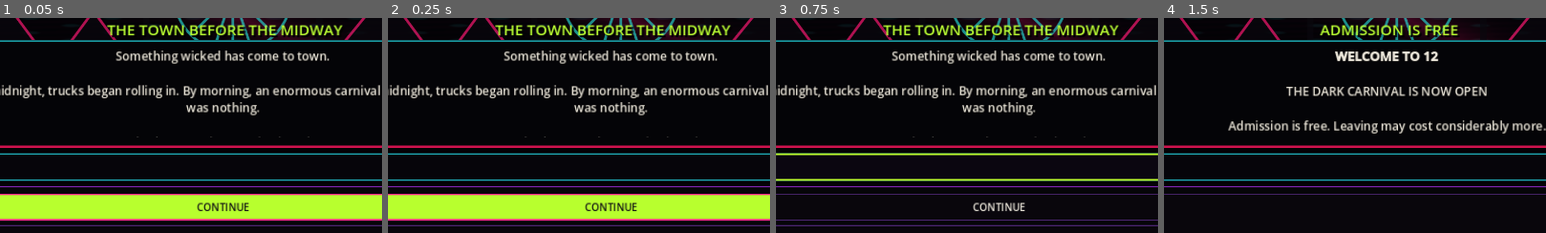
Above: before the commit, frames 1-4 (left to right).
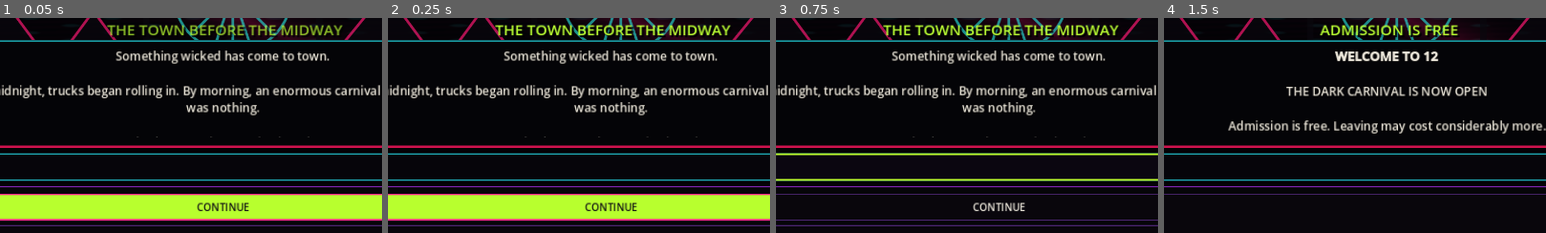
Above: after the commit, the same moments.

Repository: d1inthechamber/Dark-Carnival
Game: Godot game, scene res://scenes/Main.tscn
Two runs of this game, one before a commit and one after it. Both use one fixed random seed, a clock stepped at 60 frames per second and the inputs below.
Inputs (mouse positions are % of the whole screen's width and height, from its top left):
- Up to frame 1 (0.05 s): no input
- Up to frame 2 (0.25 s): no input
- Up to frame 3 (0.75 s): click (50, 72) at 0.52 s; type "12" at 0.6 s
- Up to frame 4 (1.5 s): click "CONTINUE" at 1.25 s
The pictures show only the part of the screen within x 20-70%, y 38-88%; the shares and areas given below are measured in that part.

The runs differ from the first frame. In frame 1, 1.2% of the frame differs, in the area x 28-90%, y 3-9%; in frame 2, nothing differs; in frame 3, nothing differs; in frame 4, nothing differs.

Commit message:
Turn card hand into visual grid and add comic panel motion

Diff:
--- a/scripts/Main.gd
+++ b/scripts/Main.gd
@@ -26,6 +26,7 @@
 @onready var card_hand: PanelContainer = $Margin/VBox/CardHand
 @onready var card_hint: Label = $Margin/VBox/CardHand/Margin/Row/CardHint
 @onready var transition_fx: Control = $TransitionFX
+@onready var comic_frame: PanelContainer = $Margin/VBox/ComicFrame
 
 func _ready() -> void:
 	show_town_prompt()
@@ -120,9 +121,8 @@
 
 func open_card_hand() -> void:
 	current_context = "card_hand"; set_scene("THE CARDS ARE WATCHING"); set_card_shell(true, "Choose carefully. Cards solve problems, but the Carnival remembers how.")
-	story.text = "[center][b]YOUR HAND[/b]\n\nCards resolve immediately. Some solve problems. Some change what kind of problem you have.\n\n[i]D-pad/stick selects • A/Cross plays • B/Circle backs out • LB/RB cycles[/i][/center]"; clear_choices()
-	for card_name in deck: add_choice(card_name + " — " + card_description(card_name), func(): play_card(card_name))
-	add_choice("PUT THE CARDS AWAY", thief_resume)
+	story.text = "[center][b]YOUR HAND[/b]\n\nCards are physical choices now. Pick one and live with what it says about you.\n\n[i]D-pad/stick selects • A/Cross plays • B/Circle backs out • LB/RB cycles[/i][/center]"
+	build_card_grid()
 
 func card_description(card_name: String) -> String:
 	match card_name:
@@ -131,6 +131,74 @@
 		"CARNIVAL SIGHT": return "reveal the danger behind CALL FOR HELP"
 		"BACK DOOR": return "escape encounter; lose Resolve"
 	return "unknown"
+
+func build_card_grid() -> void:
+	clear_choices()
+	var grid := GridContainer.new()
+	grid.columns = 2
+	grid.size_flags_horizontal = Control.SIZE_EXPAND_FILL
+	grid.add_theme_constant_override("h_separation", 10)
+	grid.add_theme_constant_override("v_separation", 10)
+	choices.add_child(grid)
+
+	for card_name in deck:
+		var card := Button.new()
+		card.text = card_title(card_name) + "\n" + card_description(card_name).to_upper()
+		card.custom_minimum_size = Vector2(0, 92)
+		card.size_flags_horizontal = Control.SIZE_EXPAND_FILL
+		card.focus_mode = Control.FOCUS_ALL
+		card.autowrap_mode = TextServer.AUTOWRAP_WORD_SMART
+		apply_card_style(card, card_name)
+		card.pressed.connect(play_card.bind(card_name))
+		grid.add_child(card)
+
+	add_choice("PUT THE CARDS AWAY", thief_resume)
+	call_deferred("focus_first_choice")
+
+func card_title(card_name: String) -> String:
+	match card_name:
+		"HATCHET": return "I  //  HATCHET"
+		"FAYGO BREAK": return "II  //  FAYGO BREAK"
+		"CARNIVAL SIGHT": return "III  //  CARNIVAL SIGHT"
+		"BACK DOOR": return "IV  //  BACK DOOR"
+	return card_name
+
+func card_accent(card_name: String) -> Color:
+	match card_name:
+		"HATCHET": return Color(0.96,0.08,0.22,1)
+		"FAYGO BREAK": return Color(0.1,0.9,0.95,1)
+		"CARNIVAL SIGHT": return Color(0.72,1,0.18,1)
+		"BACK DOOR": return Color(0.72,0.12,0.9,1)
+	return Color(0.95,0.15,0.55,1)
+
+func apply_card_style(button:Button, card_name:String) -> void:
+	var accent := card_accent(card_name)
+	button.add_theme_font_size_override("font_size", 16)
+	button.add_theme_color_override("font_color", Color(0.94,0.92,0.86,1))
+	button.add_theme_color_override("font_focus_color", Color(0.03,0.02,0.04,1))
+	button.add_theme_color_override("font_hover_color", accent)
+	button.add_theme_stylebox_override("normal", make_card_style(Color(0.025,0.018,0.04,1), accent.darkened(0.35), 2))
+	button.add_theme_stylebox_override("hover", make_card_style(Color(0.06,0.025,0.075,1), accent, 3))
+	button.add_theme_stylebox_override("focus", make_card_style(accent, Color(0.98,0.95,0.86,1), 4))
+	button.add_theme_stylebox_override("pressed", make_card_style(accent.darkened(0.2), Color(1,1,1,1), 4))
+
+func make_card_style(bg:Color, border:Color, width:int) -> StyleBoxFlat:
+	var style := StyleBoxFlat.new()
+	style.bg_color = bg
+	style.border_color = border
+	style.border_width_left = width
+	style.border_width_top = width
+	style.border_width_right = width
+	style.border_width_bottom = width
+	style.corner_radius_top_left = 8
+	style.corner_radius_top_right = 8
+	style.corner_radius_bottom_left = 8
+	style.corner_radius_bottom_right = 8
+	style.content_margin_left = 16
+	style.content_margin_right = 16
+	style.content_margin_top = 12
+	style.content_margin_bottom = 12
+	return style
 
 func play_card(card_name: String) -> void:
 	record("pickpocket_card",card_name)
@@ -273,6 +341,10 @@
 
 func set_scene(label_text:String) -> void:
 	scene_label.text = label_text
+	scene_label.modulate.a = 0.45
+	var tween := create_tween()
+	tween.set_trans(Tween.TRANS_QUAD).set_ease(Tween.EASE_OUT)
+	tween.tween_property(scene_label, "modulate:a", 1.0, 0.16)
 
 func set_card_shell(visible_state:bool, hint:String="") -> void:
 	card_hand.visible = visible_state
@@ -280,6 +352,16 @@
 
 func impact_flash(caption:String, tint:Color) -> void:
 	if transition_fx.has_method("impact"): transition_fx.call("impact", caption, tint)
+	panel_punch()
+
+func panel_punch() -> void:
+	comic_frame.pivot_offset = comic_frame.size * 0.5
+	comic_frame.scale = Vector2(0.982, 1.018)
+	comic_frame.rotation = deg_to_rad(-0.45)
+	var tween := create_tween()
+	tween.set_trans(Tween.TRANS_BACK).set_ease(Tween.EASE_OUT)
+	tween.tween_property(comic_frame, "scale", Vector2.ONE, 0.18)
+	tween.parallel().tween_property(comic_frame, "rotation", 0.0, 0.18)
 
 func clear_choices() -> void:
 	for child in choices.get_children(): child.queue_free()
